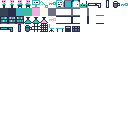
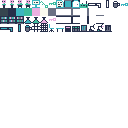
Comparing the layer stacks of the two 128 x 128 images. Changes:
added group "time loop machine" with 1 layers above "furniture" over [80, 24, 112, 32]
added layer "Layer 17" in group "time loop machine" over [80, 24, 112, 32]
